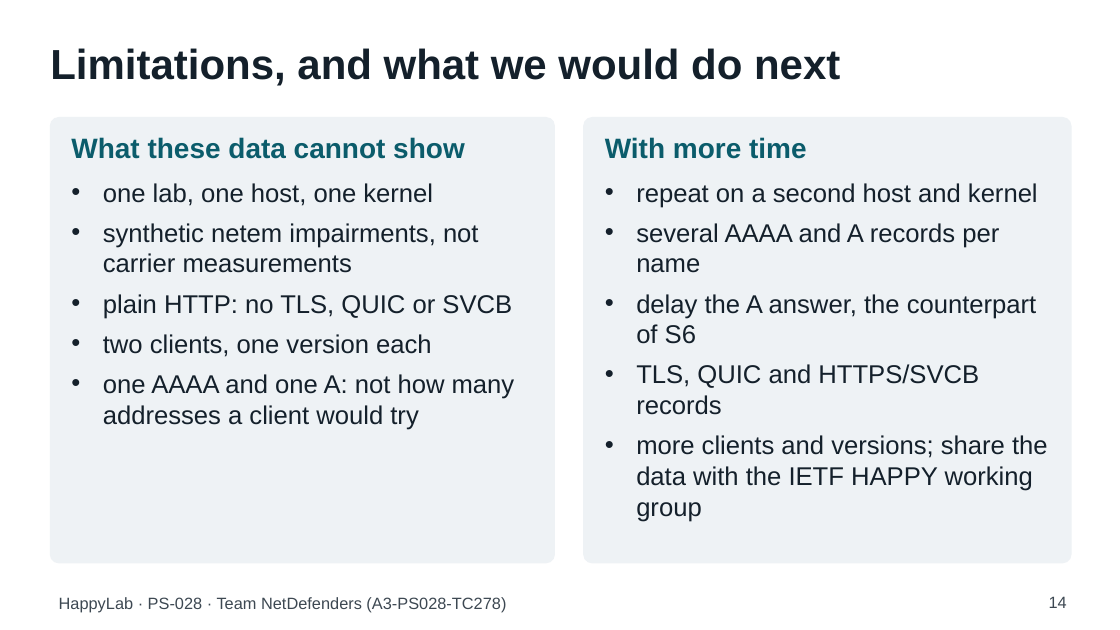
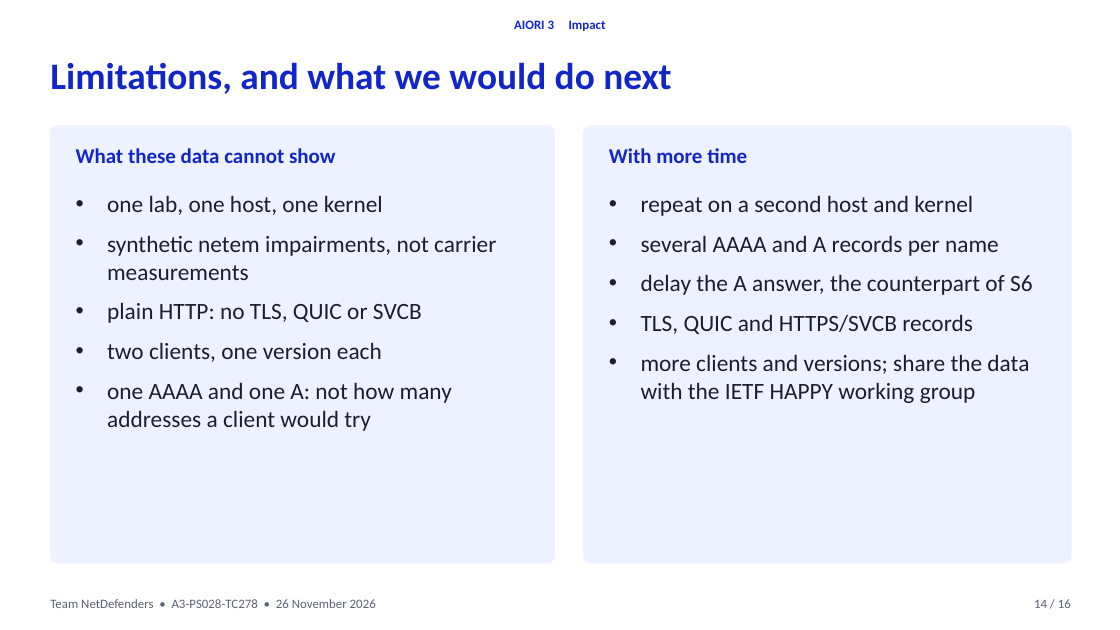
Before and after one commit to aiori-hackathon/A3-PS028-TC278, a slide deck: slide 14 of deck/HappyLab_PS028_TC278.pptx. Drawn at 1120x630 pixels with LibreOffice and Linux fonts; fonts in the diff are those of the drawing. Boxes give left, top, right and bottom in pixels: in the first picture for what was removed or moved away, otherwise in the second. Text is boxed around its words. In the diff, an @@ line names an element or a change of style, - is before the commit and + after.

```diff
--- a/deck/HappyLab_PS028_TC278.pptx
+++ b/deck/HappyLab_PS028_TC278.pptx
@@ text added at box(514, 20, 606, 31), 11 pt, text #1226C8, bold @@
+AIORI 3 Impact
@@ text "Limitations, and what we would ...": place and size @@
-text "Limitations, and what we would ..." at box(50, 48, 840, 86)
+text "Limitations, and what we would ..." at box(50, 62, 671, 94)
@@ text "Limitations, and what we would ..." at box(50, 62, 671, 94): size 36 to 32 pt, font Arial to Calibri, text colour #14202B to #1226C8 @@
@@ rounded rectangle removed at box(50, 118, 555, 563) @@
@@ rounded rectangle: place and size @@
-rounded rectangle at box(584, 118, 1071, 563)
+rounded rectangle at box(50, 126, 555, 563)
@@ rounded rectangle at box(50, 126, 555, 563): fill #EEF2F5 to #EEF1FF; outline #EEF2F5 1 pt to #EEF1FF 1 pt; proportions changed @@
@@ text "What these data cannot show": place and size @@
-text "What these data cannot show" at box(71, 137, 465, 159)
+text "What these data cannot show" at box(76, 148, 336, 163)
@@ text "What these data cannot show" at box(76, 148, 336, 163): size 24 to 18 pt, font Arial to Calibri, text colour #0B5C6B to #1226C8 @@
@@ rounded rectangle added at box(584, 126, 1071, 563), fill #EEF1FF, outline #EEF1FF 1 pt @@
@@ text "With more time" at box(609, 148, 747, 163): size 24 to 18 pt, font Arial to Calibri, text colour #0B5C6B to #1226C8 @@
@@ text "With more time": place and size @@
-text "With more time" at box(605, 137, 807, 159)
+text "With more time" at box(609, 148, 747, 163)
@@ text "one lab, one host, one ...": place and size @@
-text "one lab, one host, one ..." at box(103, 183, 515, 430)
+text "one lab, one host, one ..." at box(107, 195, 496, 431)
@@ text "one lab, one host, one ..." at box(107, 195, 496, 431): size 22 to 20 pt, font Arial to Calibri, text colour #14202B to #1B1F2A; more space between paragraphs @@
@@ text "repeat on a second host ..." at box(641, 195, 1033, 403): size 22 to 20 pt, font Arial to Calibri, text colour #14202B to #1B1F2A; more space between paragraphs @@
@@ text "repeat on a second host ...": place and size @@
-text "repeat on a second host ..." at box(636, 183, 1048, 522)
+text "repeat on a second host ..." at box(641, 195, 1033, 403)
@@ text at box(50, 599, 376, 608): text changed; size 14 to 11 pt; font Arial to Calibri; text colour #3D4852 to #5A6275 @@
-HappyLab · PS-028 · Team NetDefenders (A3-PS028-TC278)
+Team NetDefenders • A3-PS028-TC278 • 26 November 2026
@@ text "14 / 16" at box(1034, 599, 1071, 608): vertical alignment top to middle @@
@@ text at box(1034, 599, 1071, 608): text changed; size 14 to 11 pt; font Arial to Calibri; text colour #3D4852 to #5A6275 @@
-14
+14 / 16
```
Also in this commit, not shown: 13 other slides changed, 2 slides added, 14 other files.
